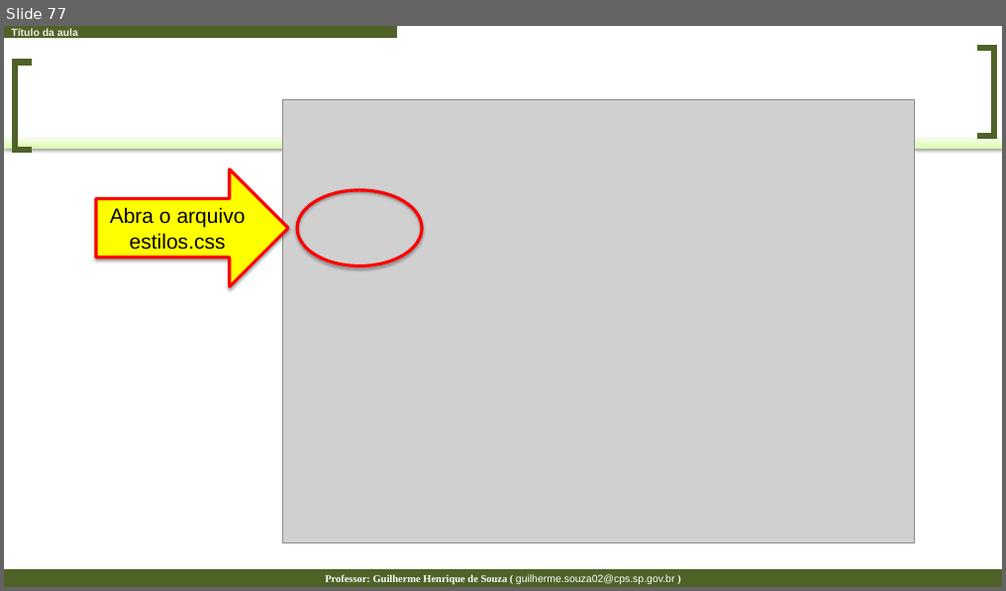
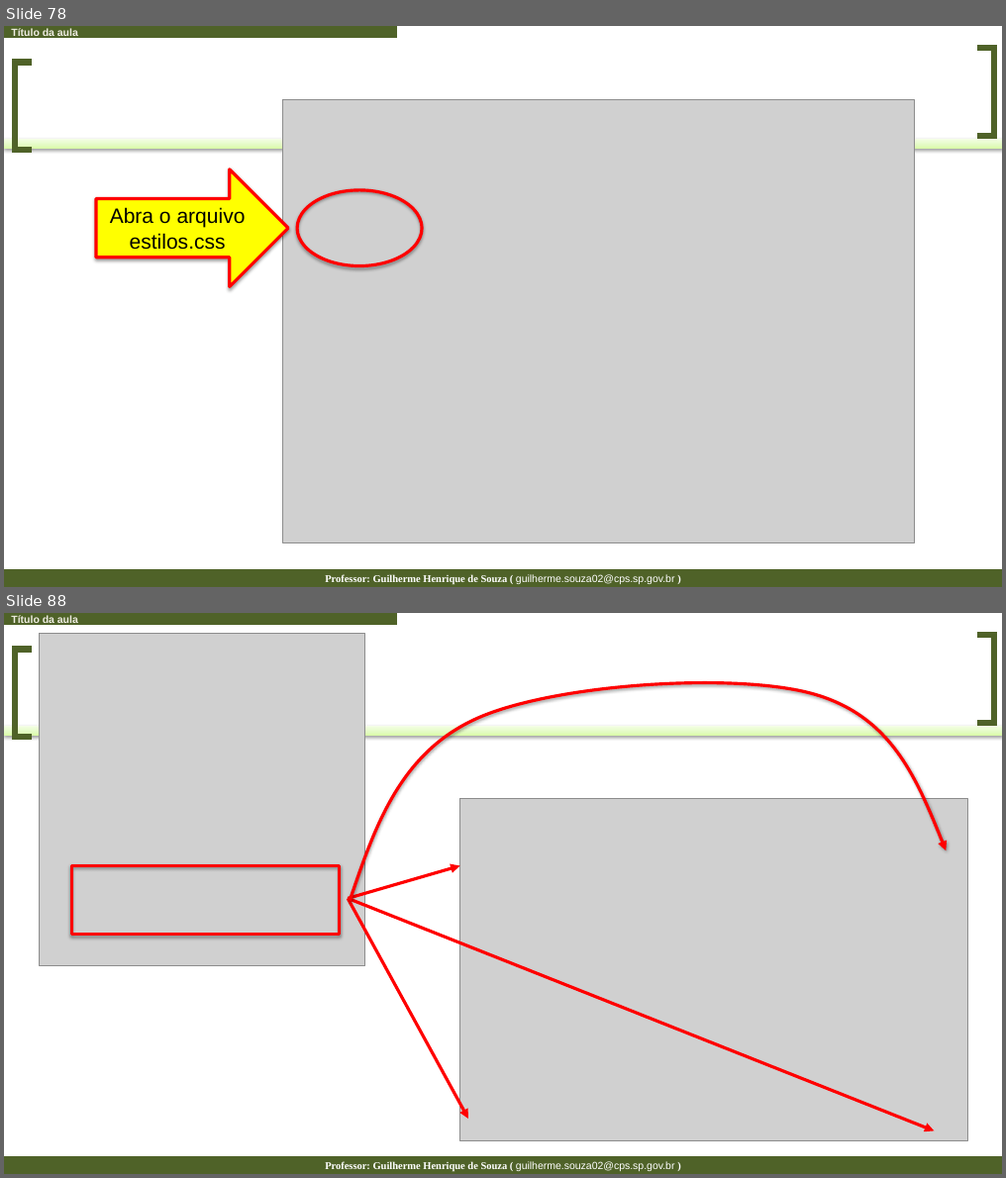
Before and after one commit to guilhermehsouza/AulaCSS, a slide deck: Aula 02 - Passo a Passo.pptx. Shown one above the other, each under a label of ours: slide 77 before the commit, slides 78 and 88 after it; the slides between them are not shown. The pictures are 1006x591 and 1006x1178 pixels, drawn with LibreOffice and Linux fonts; fonts in the diff are those of the drawing; grey boxes stand for pictures. Boxes give left, top, right and bottom in pixels: in the first picture for what was removed or moved away, otherwise in the second. Text is boxed around its words. In the diff, an @@ line names an element or a change of style, - is before the commit and + after.

```diff
--- a/Aula 02 - Passo a Passo.pptx
+++ b/Aula 02 - Passo a Passo.pptx
@@ slide 88 added at (4, 613, 1002, 1174), background #FFFFFF; not listed: 5 template elements that a slide beside it also shows @@
@@ picture added at (39, 633, 364, 966) @@
@@ freeform shape added at (350, 682, 945, 900), outline #FF0000 3 pt @@
@@ picture added at (460, 798, 967, 1141) @@
@@ rectangle added at (72, 866, 340, 935), outline #FF0000 3 pt @@
@@ arrow added from (348, 898) to (460, 866), #FF0000 3 pt @@
@@ arrow added from (348, 898) to (468, 1119), #FF0000 3 pt @@
@@ arrow added from (348, 898) to (935, 1131), #FF0000 3 pt @@
@@ what was slide 77 is now slide 78 @@
```
Also in this commit, not shown: 4 slides changed, 13 other slides added, 6 slides removed, 2 other files.
